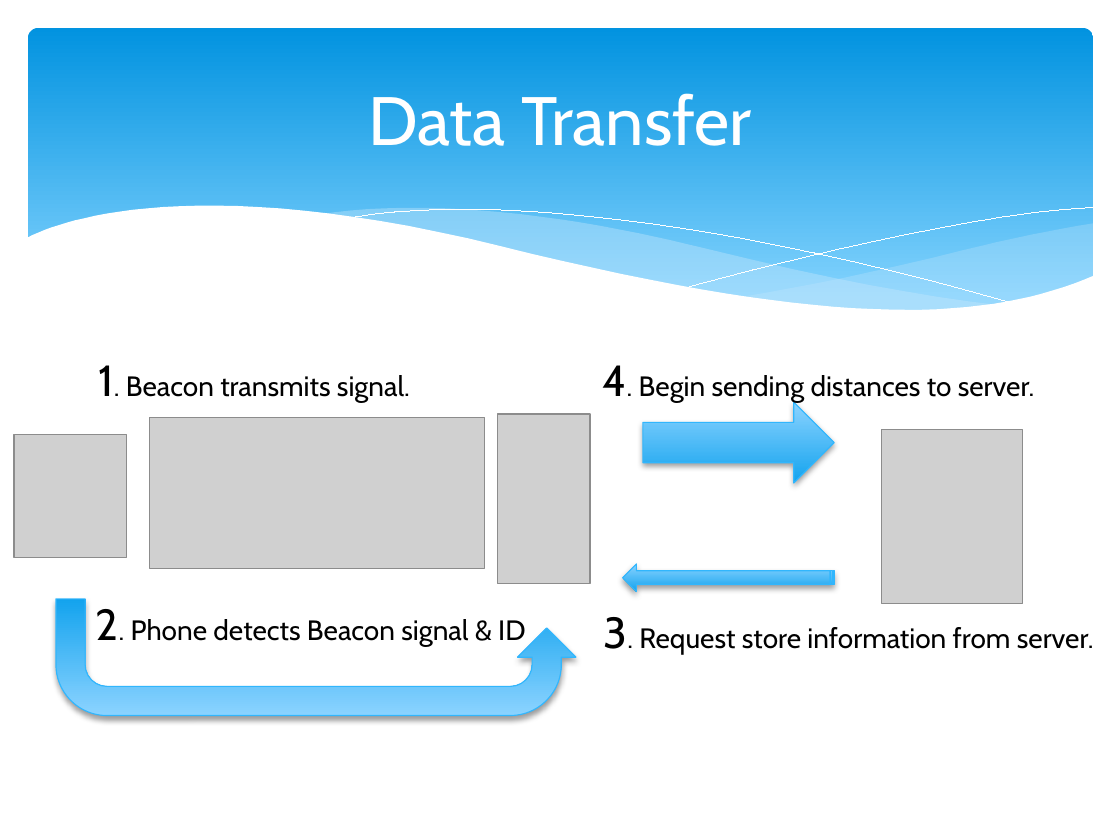
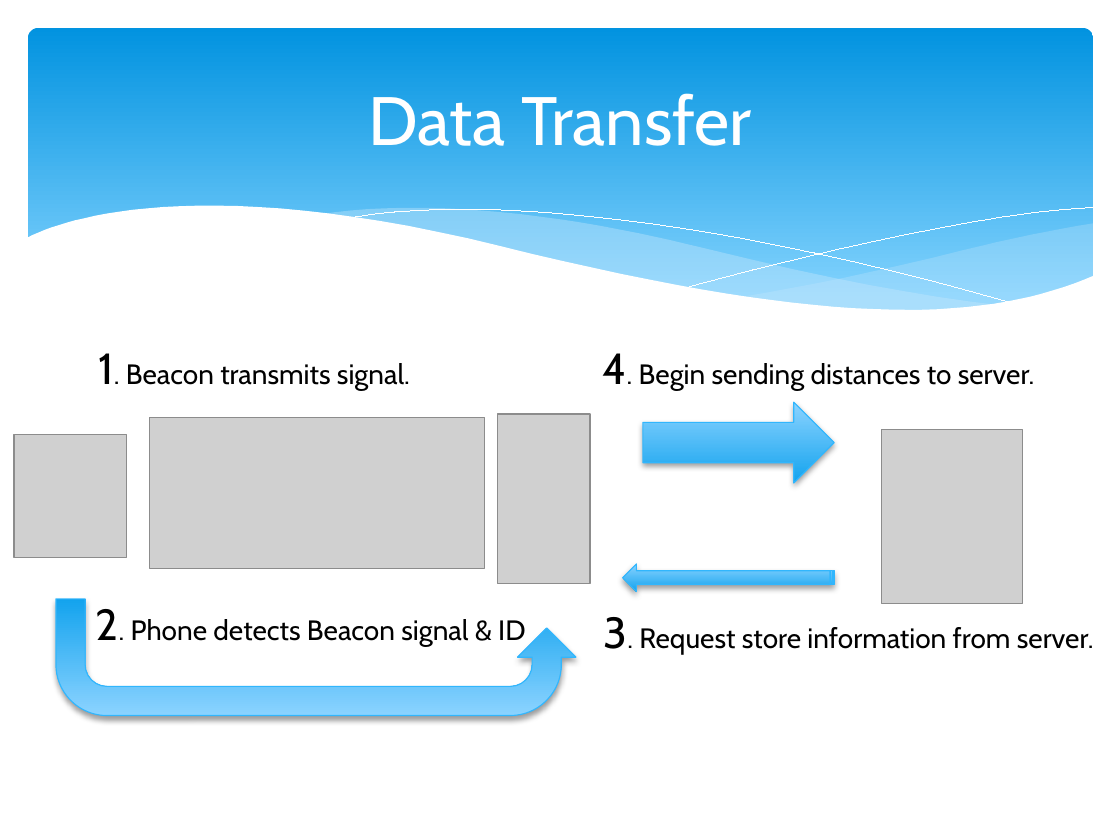
Before and after one commit to jasonsbrooks/Parsnip, a slide deck: slide 6 of parsnip.pptx. Drawn at 1120x840 pixels with LibreOffice and Linux fonts; fonts in the diff are those of the drawing; grey boxes stand for pictures. Boxes give left, top, right and bottom in pixels: in the first picture for what was removed or moved away, otherwise in the second. Text is boxed around its words. In the diff, an @@ line names an element or a change of style, - is before the commit and + after.

Commit message:
Created powerpoint for presentation tomorrow.

```diff
--- a/parsnip.pptx
+++ b/parsnip.pptx
@@ text "1. Beacon transmits signal.": place and size @@
-text "1. Beacon transmits signal." at bbox=[99, 365, 410, 403]
+text "1. Beacon transmits signal." at bbox=[99, 353, 410, 390]
@@ text "4. Begin sending distances to ...": place and size @@
-text "4. Begin sending distances to ..." at bbox=[602, 365, 1035, 403]
+text "4. Begin sending distances to ..." at bbox=[602, 353, 1035, 390]
```
